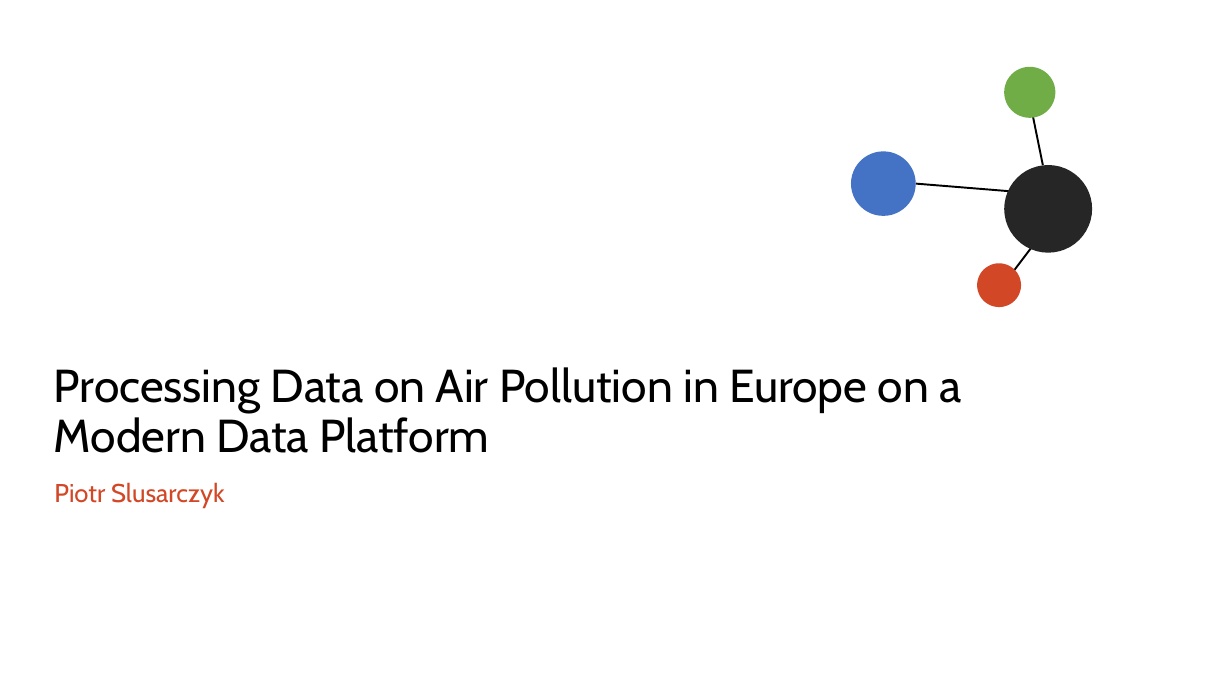
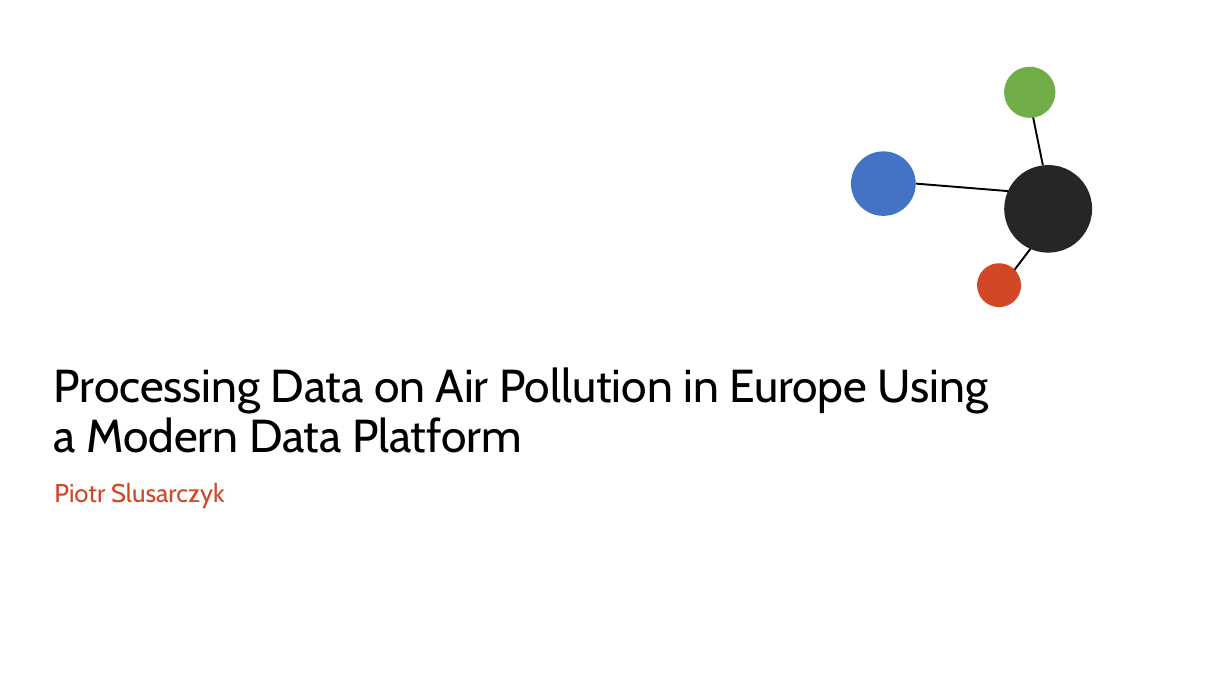
Before and after one commit to piotreks-uw-edu/kafka-weather-pipeline, a slide deck: slide 1 of Presentation/Processing Data on Air Pollution in Europe on Modern Data Platform.pptx. Drawn at 1232x693 pixels with LibreOffice and Linux fonts; fonts in the diff are those of the drawing. Boxes give left, top, right and bottom in pixels: in the first picture for what was removed or moved away, otherwise in the second. Text is boxed around its words. In the diff, an @@ line names an element or a change of style, - is before the commit and + after.

```diff
--- a/Presentation/Processing Data on Air Pollution in Europe on Modern Data Platform.pptx
+++ b/Presentation/Processing Data on Air Pollution in Europe on Modern Data Platform.pptx
@@ title at [54, 367, 989, 453]: text changed @@
-Processing Data on Air Pollution in Europe on a Modern Data Platform
+Processing Data on Air Pollution in Europe Using a Modern Data Platform
```
Also in this commit, not shown: 6 other slides changed.
